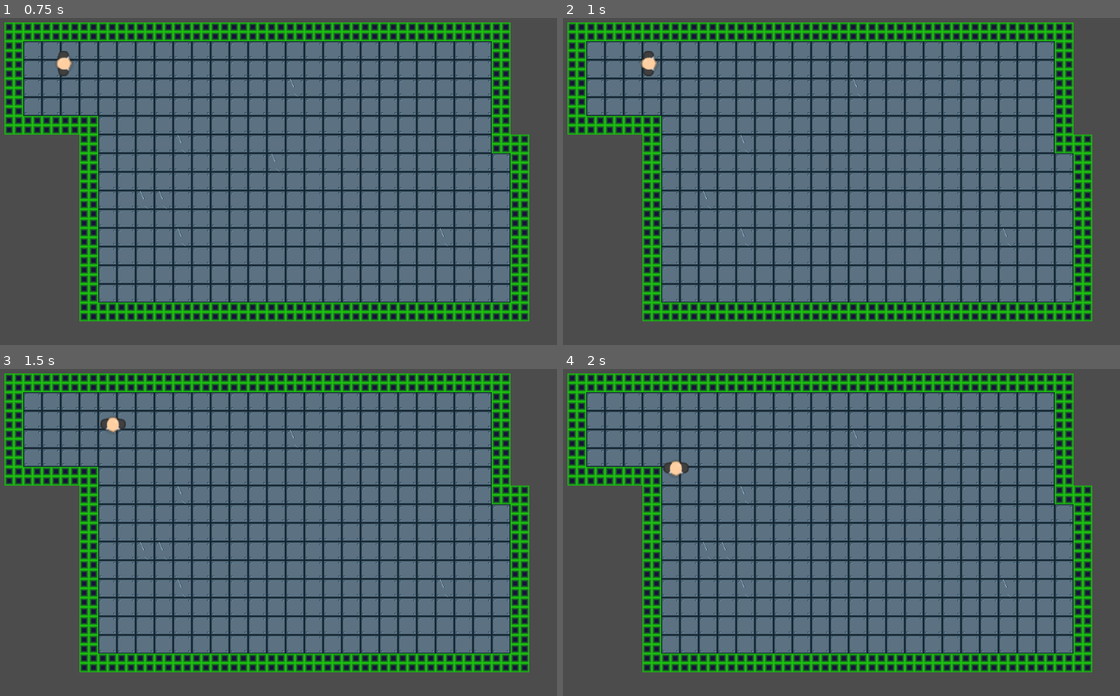
Above: before the commit, frames 1-4 (two rows, left to right).
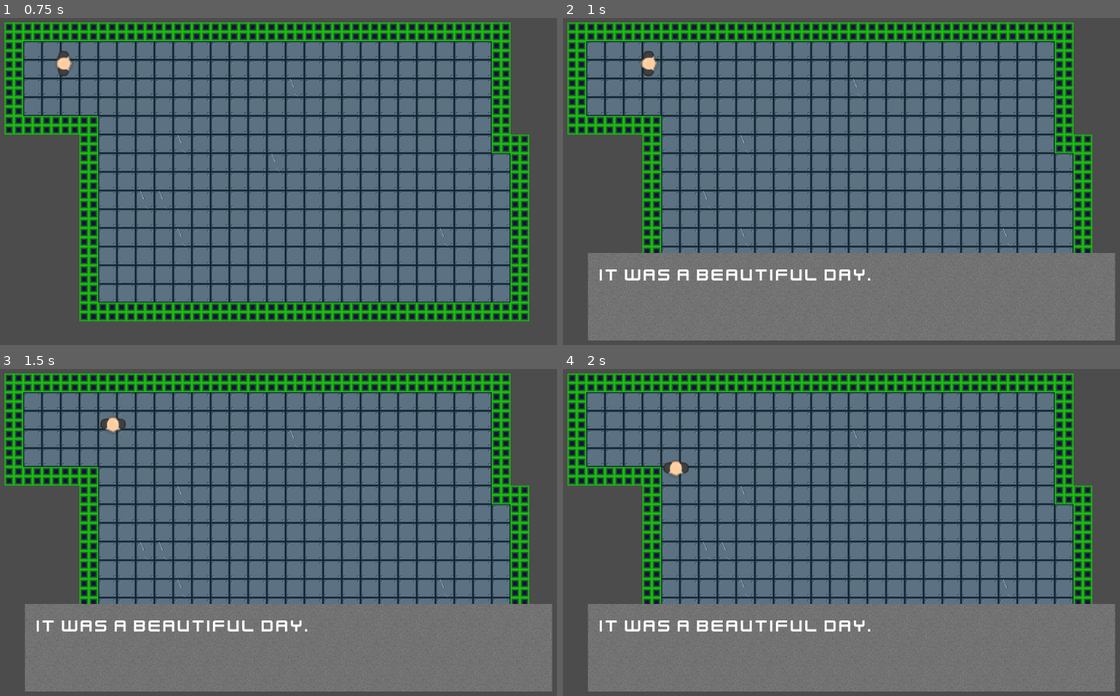
Above: after the commit, the same moments.

Repository: lunacity42/GlitchCity
Game: Godot game, scene res://Levels/LevelTemplate.tscn
The game is run twice, just before and just after one commit, with the same random seed, the same clock (stepped at 60 frames per second) and the same inputs.
Inputs (mouse positions are in pixels of both pictures, inside the frame that each line leads up to):
- Up to frame 1 (0.75 s): tap Enter at 0.5 s; move the mouse to (161, 201) at 0.52 s; hold D (move_right) from 0.53 s (still down); hold E (interact) from 0.53 s (still down); click (161, 201) at 0.67 s
- Up to frame 2 (1 s): keep holding D (move_right); keep holding E (interact)
- Up to frame 3 (1.5 s): move the mouse to (167, 548) at 1.27 s; release D (move_right) at 1.28 s; release E (interact) at 1.28 s; hold S (move_down) from 1.28 s (still down); tap E (interact) at 1.35 s
- Up to frame 4 (2 s): keep holding S (move_down)

Frame 1 is identical in both runs. In frame 2, 20% of the frame differs, in the area x 4-100%, y 71-99%; in frame 3, 20%; in frame 4, 20%.

Commit message:
Added dialogue box

Diff:
--- /dev/null
+++ b/Area2D.gd
@@ -0,0 +1,12 @@
+extends Area2D
+
+var in_dialogue_area = false
+
+func _on_DialogueArea_body_entered(body):
+	in_dialogue_area = true
+	print("here we are")
+	$DialogueBox.show_dialogue()
+
+func _on_DialogueArea_body_exited(body):
+	in_dialogue_area = false
+	$DialogueBox.hide_dialogue()
--- a/Glitches/GlitchRigid.gd
+++ b/Glitches/GlitchRigid.gd
@@ -16,9 +16,6 @@
 		print("yay")
 		$CanvasLayer/GlitchPuzzle.popup_centered()
 
-func glitch_removed():
-	queue_free()
-
 
 func _on_GlitchPuzzle_code_correct():
 	$CanvasLayer/GlitchPuzzle.hide()
--- a/Glitches/GlitchRigid.tscn
+++ b/Glitches/GlitchRigid.tscn
@@ -43,7 +43,6 @@
 [node name="CanvasLayer" type="CanvasLayer" parent="."]
 
 [node name="GlitchPuzzle" parent="CanvasLayer" instance=ExtResource( 5 )]
-visible = true
 [connection signal="area_shape_entered" from="." to="." method="_on_GlitchRigid_area_shape_entered"]
 [connection signal="body_entered" from="." to="." method="_on_GlitchRigid_body_entered"]
 [connection signal="body_exited" from="." to="." method="_on_GlitchRigid_body_exited"]
--- /dev/null
+++ b/Levels/DialogueArea.tscn
@@ -0,0 +1,16 @@
+[gd_scene load_steps=3 format=2]
+
+[ext_resource path="res://Area2D.gd" type="Script" id=1]
+
+[sub_resource type="RectangleShape2D" id=1]
+extents = Vector2( 66.4471, 67.0015 )
+
+[node name="DialogueArea" type="Area2D"]
+collision_layer = 4
+collision_mask = 2
+script = ExtResource( 1 )
+
+[node name="CollisionShape2D" type="CollisionShape2D" parent="."]
+shape = SubResource( 1 )
+[connection signal="body_entered" from="." to="." method="_on_DialogueArea_body_entered"]
+[connection signal="body_exited" from="." to="." method="_on_DialogueArea_body_exited"]
--- /dev/null
+++ b/Levels/DialogueBox.gd
@@ -0,0 +1,7 @@
+extends CanvasLayer
+
+func show_dialogue():
+	$Control.visible = true
+
+func hide_dialogue():
+	$Control.visible = false
--- /dev/null
+++ b/Levels/DialogueBox.tscn
@@ -0,0 +1,45 @@
+[gd_scene load_steps=5 format=2]
+
+[ext_resource path="res://Fonts/kenvector_future.ttf" type="DynamicFontData" id=1]
+[ext_resource path="res://GFX/Environment/Pavement_tile.png" type="Texture" id=2]
+[ext_resource path="res://Levels/DialogueBox.gd" type="Script" id=3]
+
+[sub_resource type="DynamicFont" id=1]
+size = 30
+font_data = ExtResource( 1 )
+
+[node name="DialogueBox" type="CanvasLayer"]
+follow_viewport_enable = true
+script = ExtResource( 3 )
+
+[node name="Control" type="Control" parent="."]
+visible = false
+__meta__ = {
+"_edit_use_anchors_": false
+}
+
+[node name="TextureRect" type="TextureRect" parent="Control"]
+anchor_right = 1.0
+anchor_bottom = 1.0
+margin_left = 66.5946
+margin_top = 427.278
+margin_right = 966.595
+margin_bottom = 577.278
+texture = ExtResource( 2 )
+stretch_mode = 2
+__meta__ = {
+"_edit_use_anchors_": false
+}
+
+[node name="Label" type="Label" parent="Control/TextureRect"]
+anchor_right = 1.0
+anchor_bottom = 1.0
+margin_left = 20.0
+margin_top = 20.0
+margin_right = -20.0
+margin_bottom = -20.0
+custom_fonts/font = SubResource( 1 )
+text = "It was a beautiful day."
+__meta__ = {
+"_edit_use_anchors_": false
+}
--- a/Levels/LevelTemplate.tscn
+++ b/Levels/LevelTemplate.tscn
@@ -1,10 +1,12 @@
-[gd_scene load_steps=6 format=2]
+[gd_scene load_steps=8 format=2]
 
 [ext_resource path="res://Levels/tileset.tres" type="TileSet" id=1]
 [ext_resource path="res://Player/Player.tscn" type="PackedScene" id=2]
 [ext_resource path="res://Glitches/Glitch.tscn" type="PackedScene" id=3]
 [ext_resource path="res://Audio/Music/Pet the Cat_bass.ogg" type="AudioStream" id=4]
 [ext_resource path="res://Glitches/GlitchRigid.tscn" type="PackedScene" id=5]
+[ext_resource path="res://Levels/DialogueArea.tscn" type="PackedScene" id=6]
+[ext_resource path="res://Levels/DialogueBox.tscn" type="PackedScene" id=7]
 
 [node name="LevelTemplate" type="Node2D"]
 
@@ -29,3 +31,8 @@
 [node name="AudioStreamPlayer2D" type="AudioStreamPlayer2D" parent="."]
 stream = ExtResource( 4 )
 autoplay = true
+
+[node name="DialogueArea" parent="." instance=ExtResource( 6 )]
+position = Vector2( 220, 123.678 )
+
+[node name="DialogueBox" parent="DialogueArea" instance=ExtResource( 7 )]
Binary file added: Fonts/kenvector_future.ttf
Binary file added: Fonts/kenvector_future_thin.ttf
